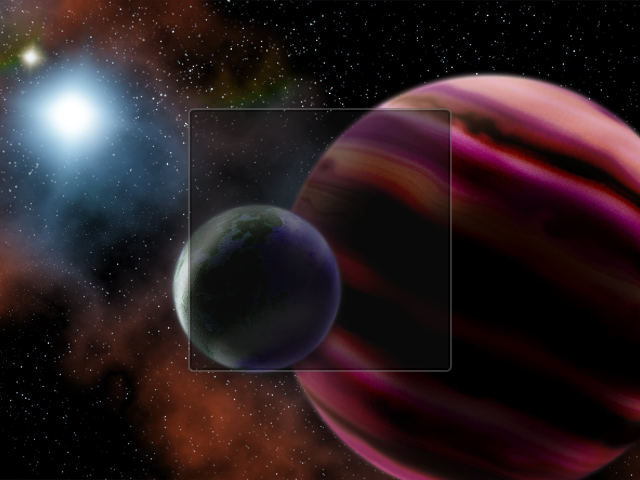
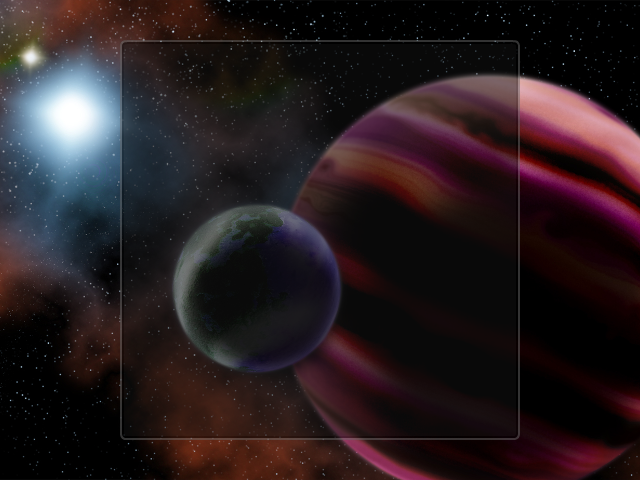
Two versions of the same layered image (640×480). Layer-by-layer changes:
painted on "frame" over [120, 40, 520, 440]
